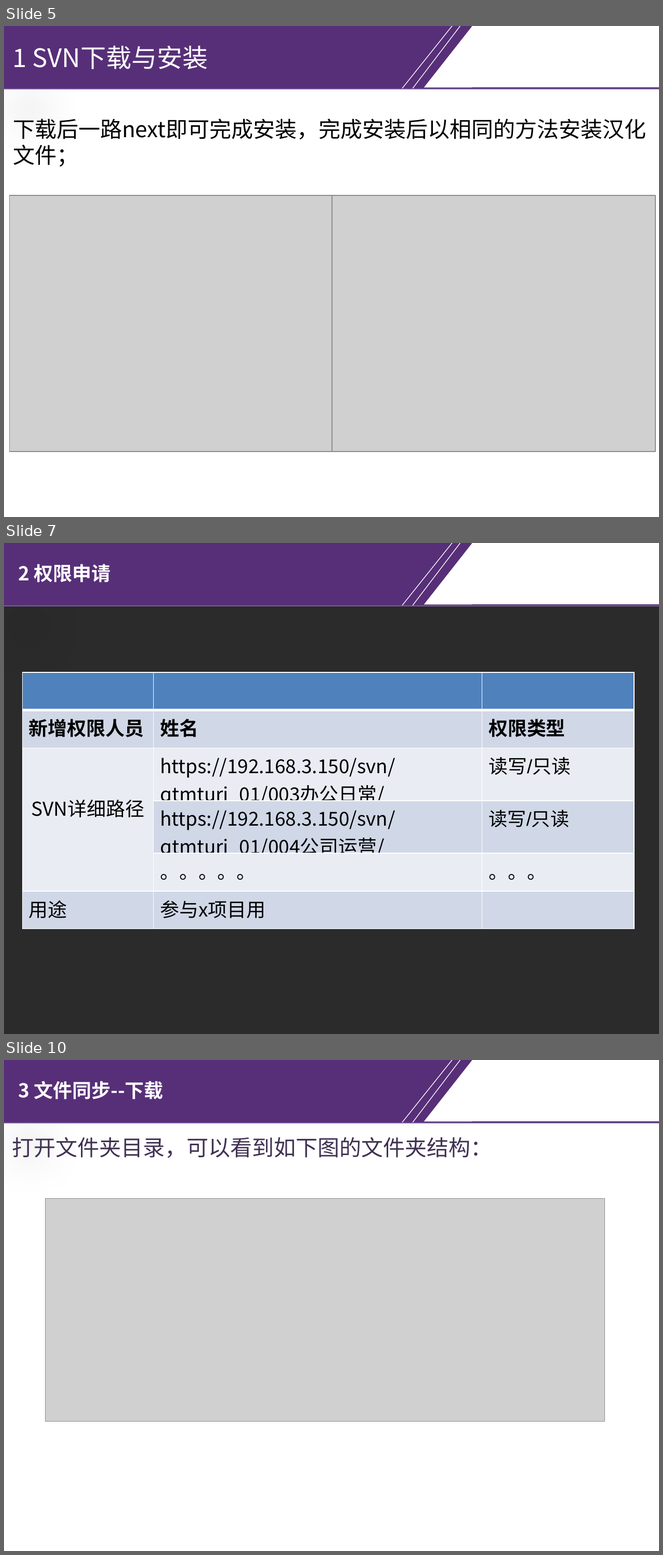
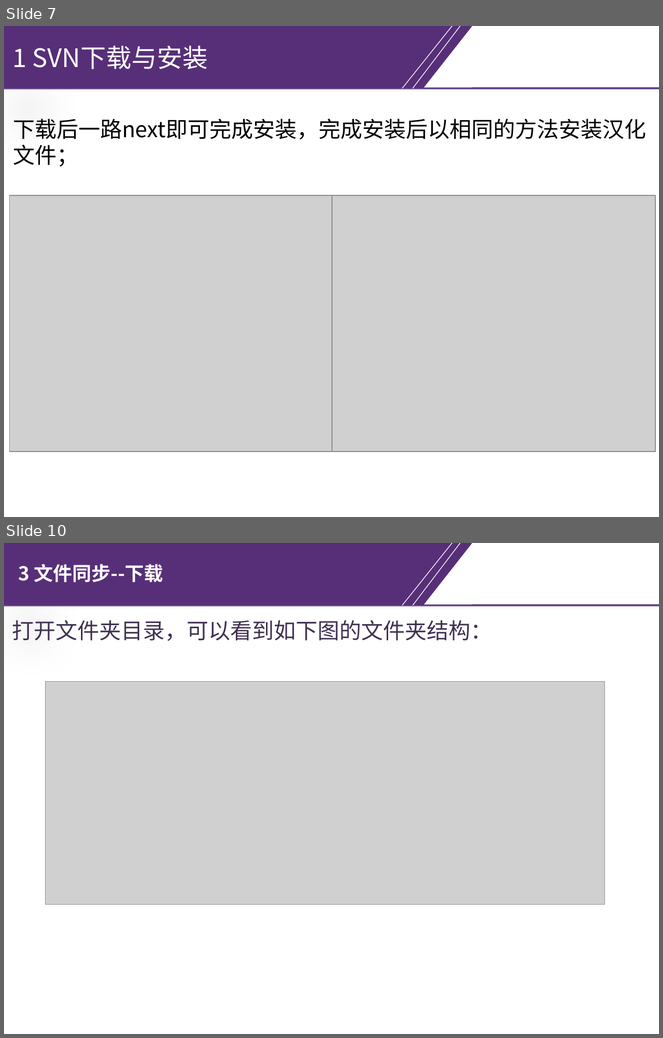
Before and after one commit to chrgu000/JuXin, a slide deck: Original/Files/天河制造/SVN培训PPT-20180416_v1.2.pptx. Shown one above the other, each under a label of ours: slides 5, 7 and 10 before the commit, slides 7 and 10 after it; the slides between them are not shown. The pictures are 663x1555 and 663x1038 pixels, drawn with LibreOffice and Linux fonts; fonts in the diff are those of the drawing; grey boxes stand for pictures; background and template pictures are left out; a plain dark background stands for a picture behind light text. Boxes give left, top, right and bottom in pixels: in the first picture for what was removed or moved away, otherwise in the second. Text is boxed around its words. In the diff, an @@ line names an element or a change of style, - is before the commit and + after.

```diff
--- a/Original/Files/天河制造/SVN培训PPT-20180416_v1.2.pptx
+++ b/Original/Files/天河制造/SVN培训PPT-20180416_v1.2.pptx
@@ slide 7 removed at (4, 543, 659, 1034), background picture (left out); not listed: 10 template elements that a slide beside it also shows @@
@@ text removed at (18, 564, 111, 583) @@
-2 权限申请
@@ table removed at (22, 672, 634, 921), 6 rows, 3 columns @@
- |  | 
-新增权限人员 | 姓名 | 权限类型
-SVN详细路径 | https://192.168.3.150/svn/qtmturi_01/003办公日常/ | 读写/只读
- | https://192.168.3.150/svn/qtmturi_01/004公司运营/ | 读写/只读
- | 。。。。。 | 。。。
-用途 | 参与x项目用 | 
@@ what was slide 5 is now slide 7 @@
```
Also in this commit, not shown: 6 slides changed, 5 slides added, 13 other files.
